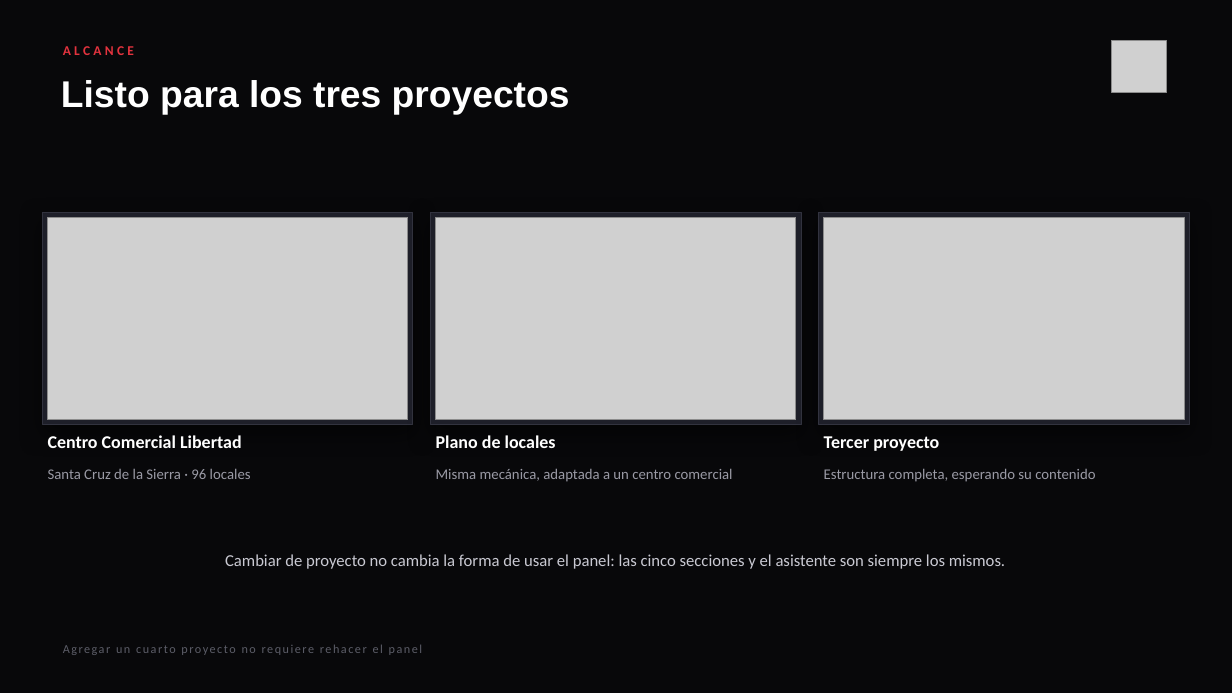
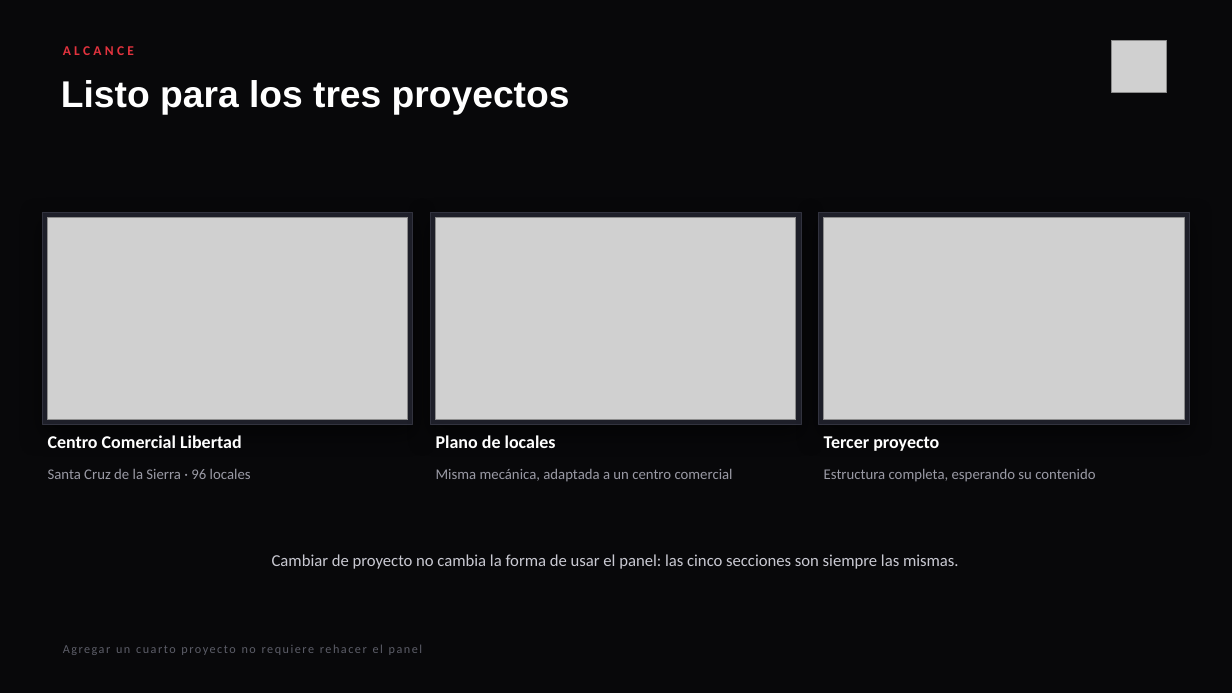
Before and after one commit to cesarPeralta12/panel_asistente, a slide deck: slide 12 of presentacion/Panel Interactivo INMOL - Propuesta.pptx. Drawn at 1232x693 pixels with LibreOffice and Linux fonts; fonts in the diff are those of the drawing; grey boxes stand for pictures. Boxes give left, top, right and bottom in pixels: in the first picture for what was removed or moved away, otherwise in the second. Text is boxed around its words. In the diff, an @@ line names an element or a change of style, - is before the commit and + after.

```diff
--- a/presentacion/Panel Interactivo INMOL - Propuesta.pptx
+++ b/presentacion/Panel Interactivo INMOL - Propuesta.pptx
@@ text at box(272, 554, 959, 569): text changed @@
-Cambiar de proyecto no cambia la forma de usar el panel: las cinco secciones y el asistente son siempre los mismos.
+Cambiar de proyecto no cambia la forma de usar el panel: las cinco secciones son siempre las mismas.
```
Also in this commit, not shown: 4 other slides changed, 1 slide added, 1 slide removed, 17 other files.
